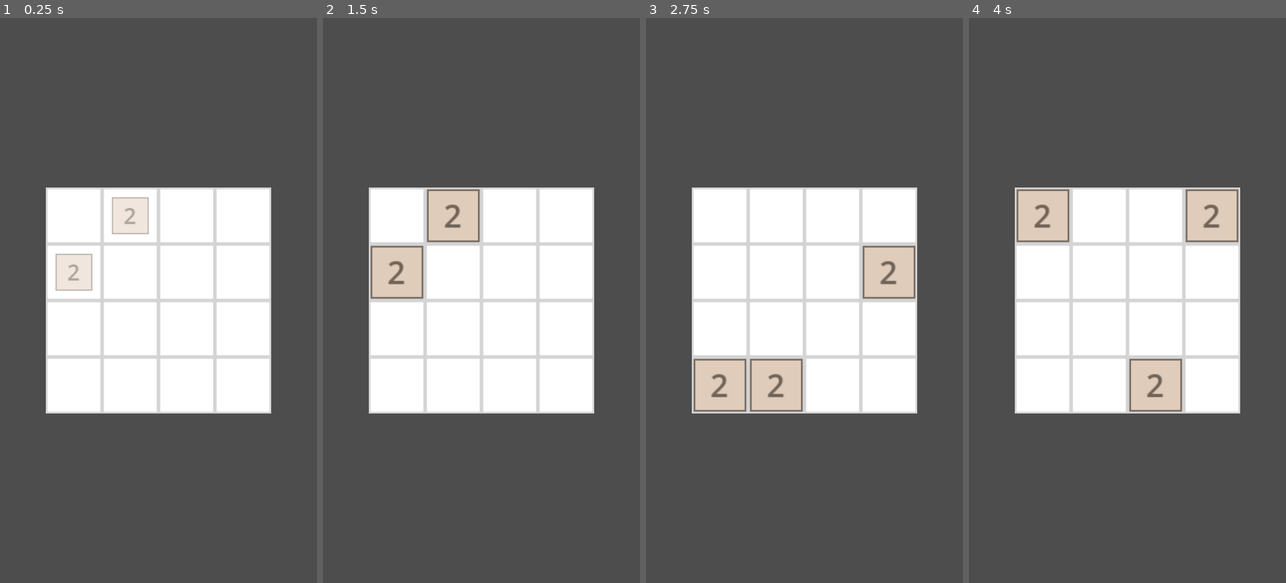
Above: before the commit, frames 1-4 (left to right).
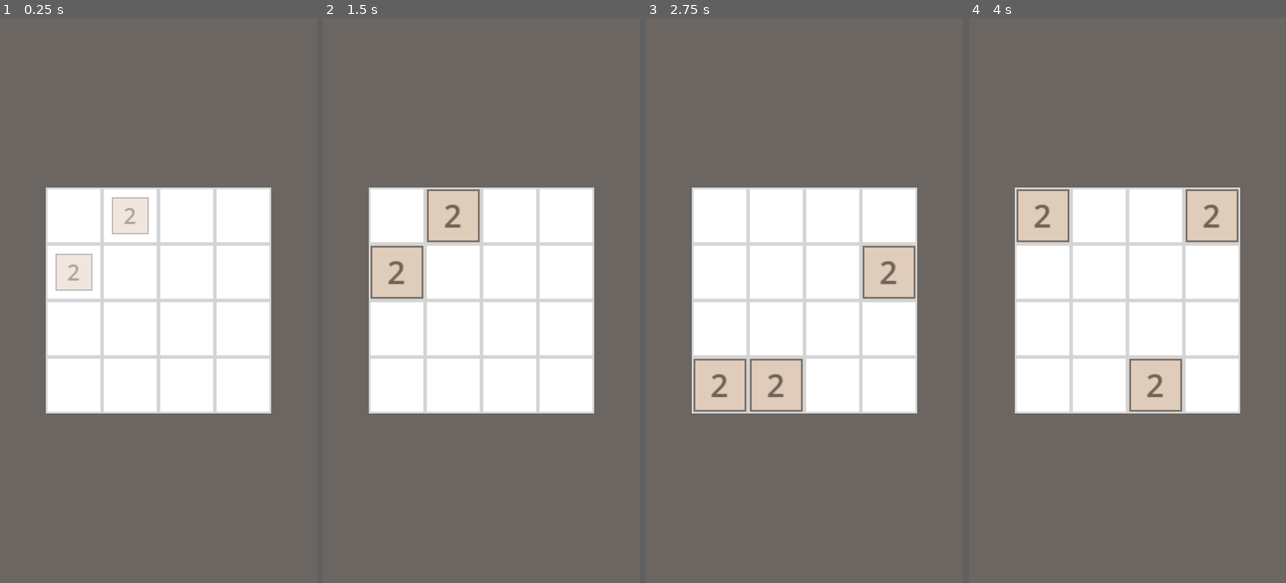
Above: after the commit, the same moments.

Repository: animabear/godot-game-demos
Game: Godot game, scene res://scenes/main.tscn
Two runs of this game, one before a commit and one after it. Both use one fixed random seed, a clock stepped at 60 frames per second and the inputs below.
Inputs (mouse positions are in pixels of both pictures, inside the frame that each line leads up to):
- Up to frame 1 (0.25 s): no input
- Up to frame 2 (1.5 s): move the mouse to (551, 272) at 0.52 s; click (551, 272) at 0.67 s; tap Enter at 1.25 s; drag from (418, 328) to (465, 413) at 1.27 s
- Up to frame 3 (2.75 s): move the mouse to (836, 176) at 2.02 s; click (836, 176) at 2.17 s
- Up to frame 4 (4 s): tap R (reset) at 2.75 s; drag from (1111, 413) to (1032, 215) at 2.77 s; move the mouse to (1222, 385) at 3.52 s; click (1222, 385) at 3.67 s

The runs differ from the first frame. In frame 1, 72% of the frame differs, in the area x 0-100%, y 0-100%; in frame 2, 72%; in frame 3, 72%; in frame 4, 72%.

Commit message:
feat: add background for game

Diff:
--- a/2048/scenes/main.tscn
+++ b/2048/scenes/main.tscn
@@ -9,6 +9,11 @@
 
 [node name="Main" type="Node2D"]
 script = ExtResource("1_6sihj")
+
+[node name="ColorRect" type="ColorRect" parent="."]
+offset_right = 540.0
+offset_bottom = 960.0
+color = Color(0.709804, 0.647059, 0.588235, 0.294118)
 
 [node name="Grid" type="Node2D" parent="."]
 script = ExtResource("1_7fk5f")
Binary file changed: 2048/screenshots/01.png
